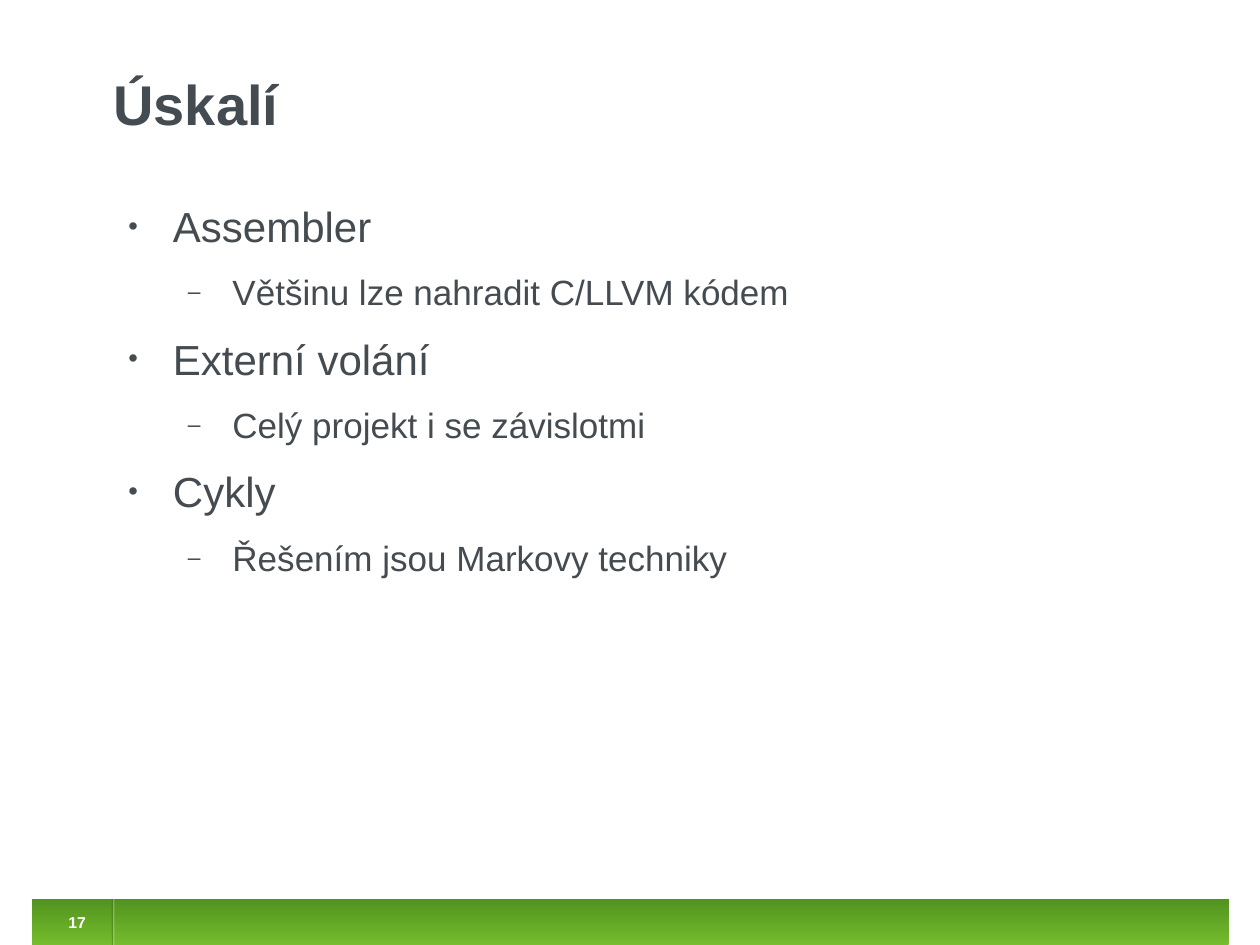
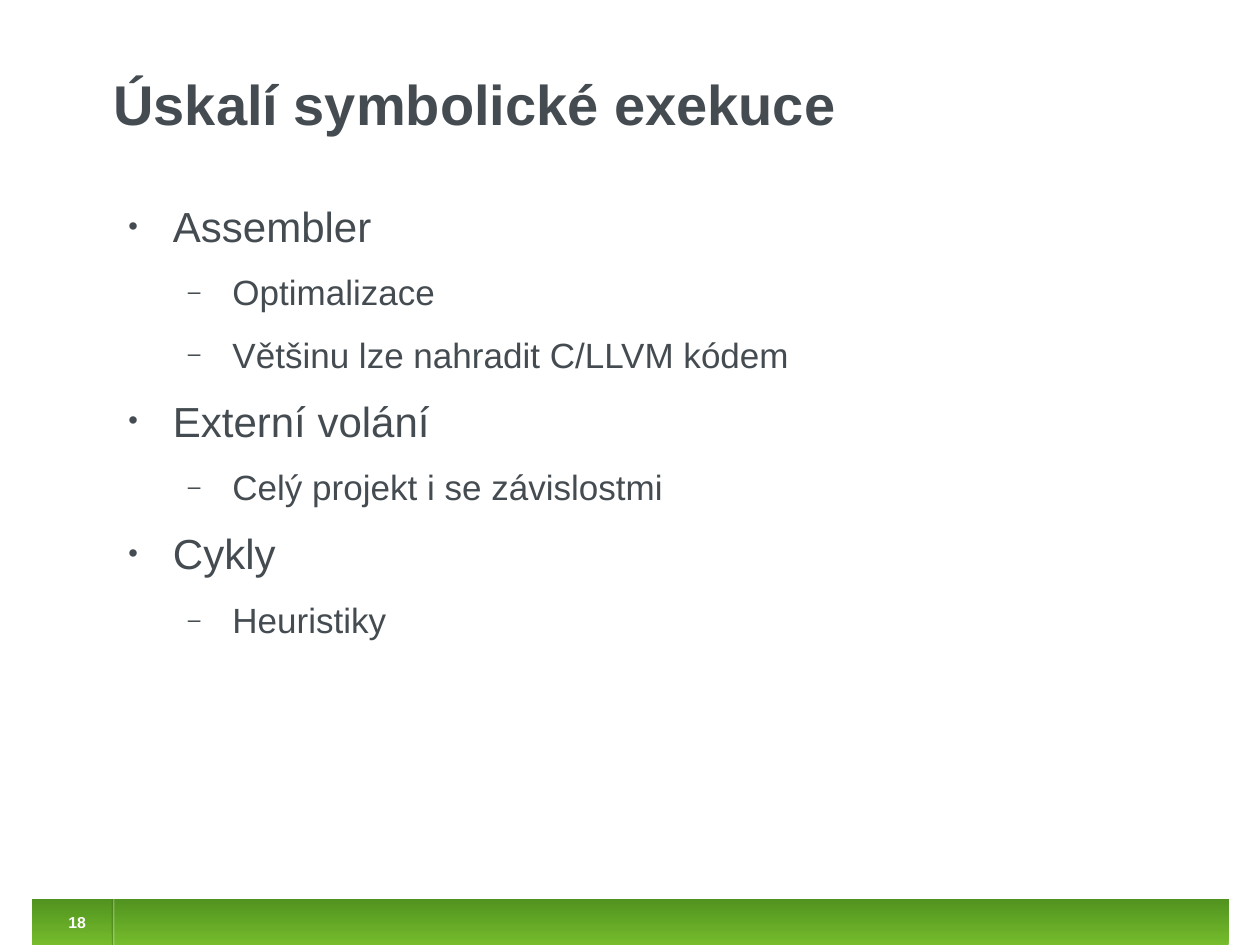
Before and after one commit to jirislaby/writings, a slide deck: slide 18 of presentations/stanse_prase.odp (slide 17 before the commit). Drawn at 1260x945 pixels with LibreOffice and Linux fonts; fonts in the diff are those of the drawing. Boxes give left, top, right and bottom in pixels: in the first picture for what was removed or moved away, otherwise in the second. Text is boxed around its words. In the diff, an @@ line names an element or a change of style, - is before the commit and + after.

```diff
--- a/presentations/stanse_prase.odp
+++ b/presentations/stanse_prase.odp
@@ title at [113,81,835,136]: text changed @@
-Úskalí
+Úskalí symbolické exekuce
@@ text at [232,279,434,312]: paragraph added @@
+  ‒ Optimalizace
@@ text at [232,474,662,507]: text changed @@
-  ‒ Celý projekt i se závislotmi
+  ‒ Celý projekt i se závislostmi
@@ text at [232,607,386,640]: text changed @@
-  ‒ Řešením jsou Markovy techniky
+  ‒ Heuristiky
@@ page number at [68,917,86,928]: text changed @@
-17
+18
```
Also in this commit, not shown: 10 other slides changed, 13 slides added, 1 slide removed.
